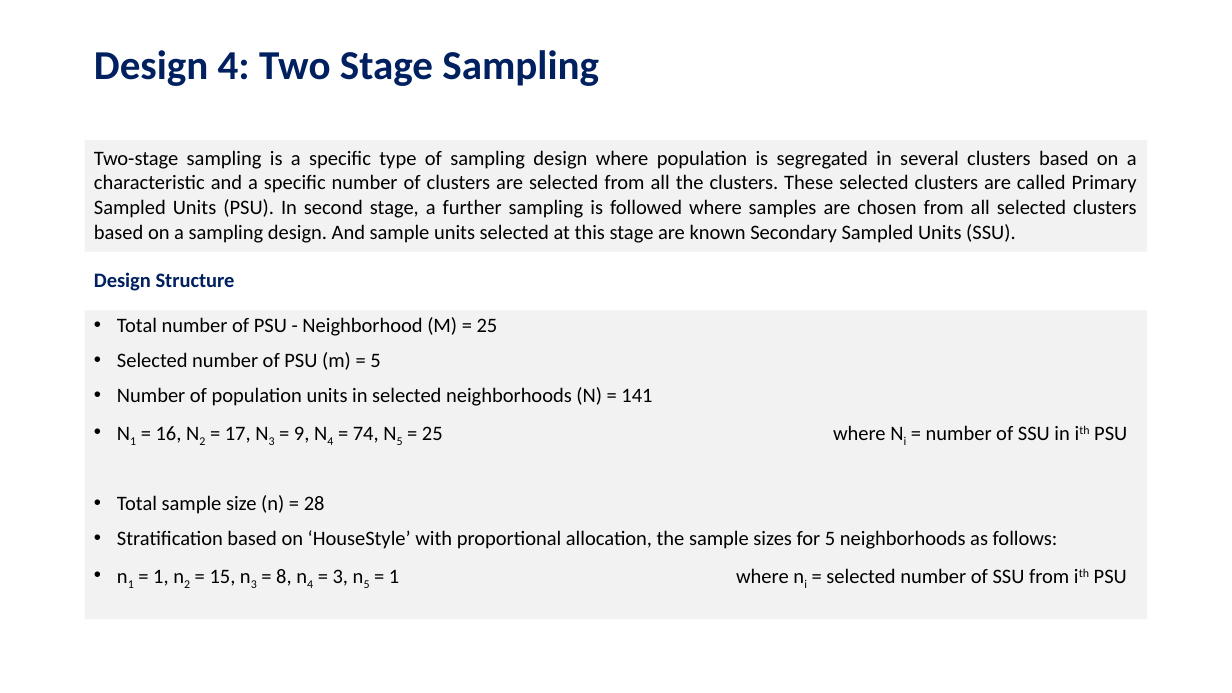
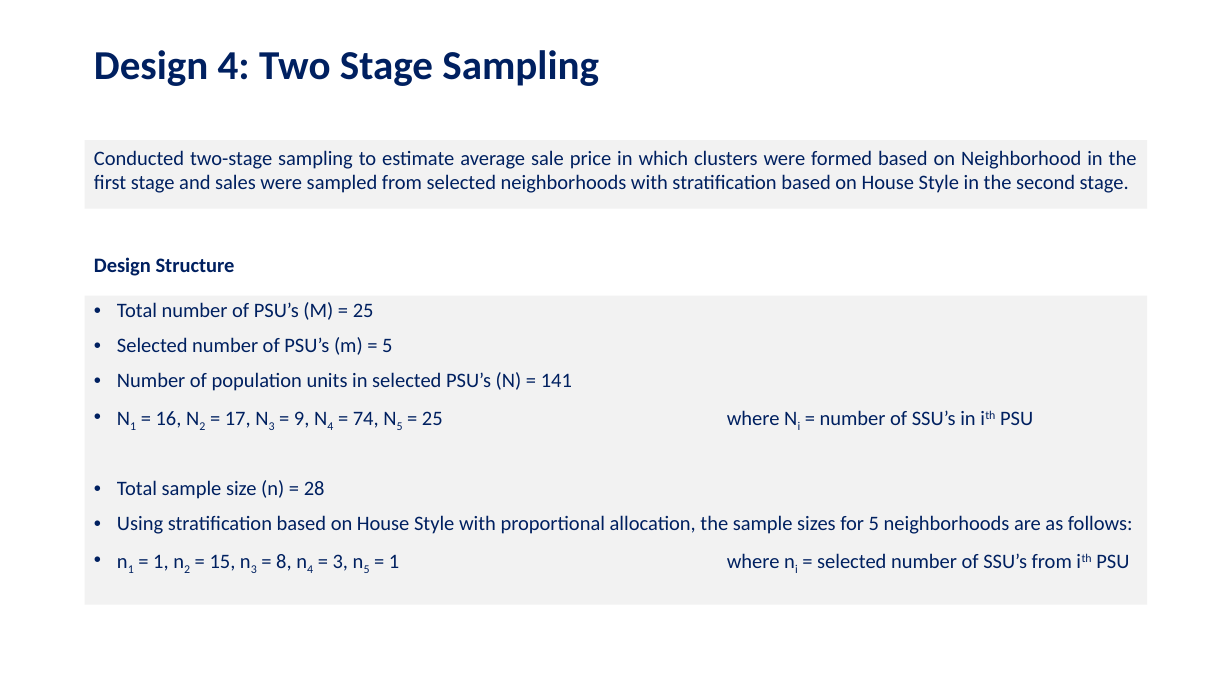
Before and after one commit to dmf42186/MSDS-6370-Statistical-Sampling-Class-Project, a slide deck: slide 10 of Reports/MSDS 6370 Statistical Sampling Project - Sudip Bhattacharyya Dan Freeman.pptx. Drawn at 1232x693 pixels with LibreOffice and Linux fonts; fonts in the diff are those of the drawing. Boxes give left, top, right and bottom in pixels: in the first picture for what was removed or moved away, otherwise in the second. Text is boxed around its words. In the diff, an @@ line names an element or a change of style, - is before the commit and + after.

Commit message:
Final version

```diff
--- a/Reports/MSDS 6370 Statistical Sampling Project - Sudip Bhattacharyya Dan Freeman.pptx
+++ b/Reports/MSDS 6370 Statistical Sampling Project - Sudip Bhattacharyya Dan Freeman.pptx
@@ text "Conducted two-stage sampling to estimate ...": place and size @@
-text "Conducted two-stage sampling to estimate ..." at box(85, 140, 1148, 252)
+text "Conducted two-stage sampling to estimate ..." at box(85, 140, 1148, 209)
@@ text at box(94, 150, 1137, 193): text changed; text colour #000000 to #002060 @@
-Two-stage sampling is a specific type of sampling design where population is segregated in several clusters based on a characteristic and a specific number of clusters are selected from all the clusters. These selected clusters are called Primary Sampled Units (PSU). In second stage, a further sampling is followed where samples are chosen from all selected clusters based on a sampling design. And sample units selected at this stage are known Secondary Sampled Units (SSU).
+Conducted two-stage sampling to estimate average sale price in which clusters were formed based on Neighborhood in the first stage and sales were sampled from selected neighborhoods with stratification based on House Style in the second stage.
@@ text "Design Structure": place and size @@
-text "Design Structure" at box(94, 272, 235, 291)
+text "Design Structure" at box(94, 257, 235, 276)
@@ rectangle "Total number of PSU’s (M) ...": place and size @@
-rectangle "Total number of PSU’s (M) ..." at box(85, 311, 1148, 619)
+rectangle "Total number of PSU’s (M) ..." at box(85, 296, 1148, 604)
@@ text in rectangle at box(117, 302, 1033, 428): text changed; text colour #000000 to #002060 @@
-• Total number of PSU - Neighborhood (M) = 25
-• Selected number of PSU (m) = 5
-• Number of population units in selected neighborhoods (N) = 141
-• N1 = 16, N2 = 17, N3 = 9, N4 = 74, N5 = 25 where Ni = number of SSU in ith PSU
+• Total number of PSU’s (M) = 25
+• Selected number of PSU’s (m) = 5
+• Number of population units in selected PSU’s (N) = 141
+• N1 = 16, N2 = 17, N3 = 9, N4 = 74, N5 = 25 where Ni = number of SSU’s in ith PSU
@@ text in rectangle at box(117, 480, 325, 499): text colour #000000 to #002060 in "Total sample size (n) = 28" @@
@@ text in rectangle at box(117, 515, 1133, 573): text changed; text colour #000000 to #002060 @@
-• Stratification based on ‘HouseStyle’ with proportional allocation, the sample sizes for 5 neighborhoods as follows:
-• n1 = 1, n2 = 15, n3 = 8, n4 = 3, n5 = 1 where ni = selected number of SSU from ith PSU
+• Using stratification based on House Style with proportional allocation, the sample sizes for 5 neighborhoods are as follows:
+• n1 = 1, n2 = 15, n3 = 8, n4 = 3, n5 = 1 where ni = selected number of SSU’s from ith PSU
```
Also in this commit, not shown: 10 other slides changed.
